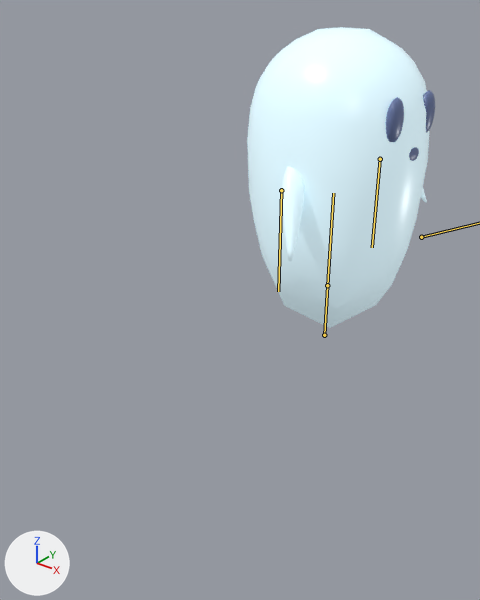
One commit to the glTF model assets/models/mob_ghost.glb: the scene before it, then after it.
The view is the same before and after, from a 50 mm lens placed at (1.63, -2.58, 1.76), pointed at (-0.22, -0.26, 0.32). Arrows for +X, +Y and +Z are at lower left; the lights stay in place. The picture after the commit comes second. Both versions are drawn at frame 20 of the action 'die'; the numbers are the values there. The bones that change, and the others that lie on the model, are drawn over the model as lines.

Objects in the first picture: 'arm-1', 'arm1', 'body', 'eye-1', 'eye1', 'mouth'.
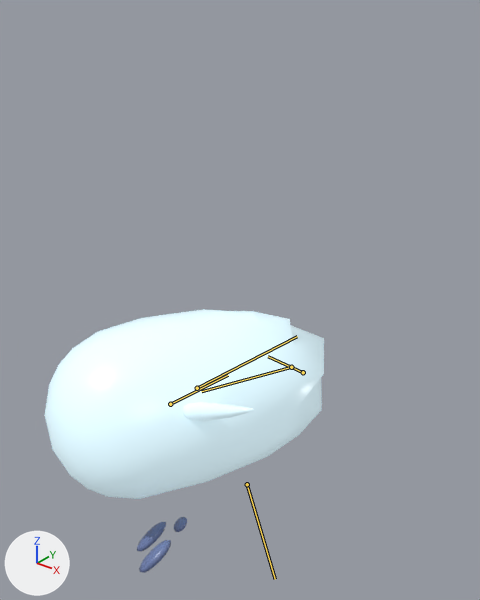
Scene script edits in JSON lines:
```json
{"block": "bone_root", "where": "bone_root = bpy.data.objects['rig_mob_ghost'].pose.bones['root']"}
{"op": "set", "path": "bone_root.location", "old": "(0.0, 0.0, -0.2)", "new": "(0.0, -0.14, 0.0)"}
{"op": "set", "path": "bone_root.rotation_quaternion", "old": "(0.737, 0.0, 0.676, 0.0)", "new": "(0.893, 0.416, 0.073, 0.157)", "note": "degrees (0, 85, 0) -> degrees (50, 0, 20)"}
{"block": "bone_body", "where": "bone_body = bpy.data.objects['rig_mob_ghost'].pose.bones['body']  # child of 'root'"}
{"op": "set", "path": "bone_body.location", "old": "(0.0, 0.0, 0.0)", "new": "(0.0, -0.2, 0.0)"}
{"op": "set", "path": "bone_body.rotation_quaternion", "old": "(1.0, 0.0, 0.0, 0.0)", "new": "(0.928, 0.231, 0.071, 0.284)", "note": "degrees (0, 0, 0) -> degrees (28, 0, 34)"}
{"block": "bone_arm_l", "where": "bone_arm_l = bpy.data.objects['rig_mob_ghost'].pose.bones['arm_l']  # child of 'body'"}
{"op": "set", "path": "bone_arm_l.rotation_quaternion", "old": "(1.0, 0.0, 0.0, 0.0)", "new": "(0.962, 0.084, 0.023, 0.258)", "note": "degrees (0, 0, 0) -> degrees (10, 0, 30)"}
{"block": "bone_arm_r", "where": "bone_arm_r = bpy.data.objects['rig_mob_ghost'].pose.bones['arm_r']  # child of 'body'"}
{"op": "set", "path": "bone_arm_r.rotation_quaternion", "old": "(1.0, 0.0, 0.0, 0.0)", "new": "(0.962, 0.084, -0.023, -0.258)", "note": "degrees (0, 0, 0) -> degrees (10, 0, -30)"}
{"block": "bone_head", "where": "bone_head = bpy.data.objects['rig_mob_ghost'].pose.bones['head']  # child of 'body'"}
{"op": "set", "path": "bone_head.rotation_quaternion", "old": "(1.0, 0.0, 0.0, 0.0)", "new": "(0.959, 0.257, 0.032, 0.118)", "note": "degrees (0, 0, 0) -> degrees (30, 0, 14)"}
```

Changed parts and their boxes [x1, y1, x2, y2] in the pictures (480 x 600 px):
```json
{"object": "body", "change": "posed", "before": [247, 27, 429, 328], "after": [45, 309, 324, 499], "on screen": "53% wider, 37% shorter"}
{"object": "arm-1", "change": "posed", "before": [281, 166, 304, 261], "on screen": "not visible afterwards"}
{"object": "eye-1", "change": "posed", "before": [386, 97, 404, 142], "after": [137, 522, 166, 552], "on screen": "58% wider, 33% shorter"}
{"object": "arm1", "change": "posed", "before": [421, 188, 427, 202], "after": [183, 402, 255, 422], "on screen": "mostly hidden before"}
{"object": "eye1", "change": "posed", "before": [423, 90, 435, 133], "after": [139, 540, 171, 573]}
{"object": "mouth", "change": "posed", "before": [409, 147, 419, 161], "after": [174, 517, 187, 532]}
{"bone": "root", "before": "(324, 335) to (327, 285)", "after": "(303, 372) to (268, 356)"}
{"bone": "body", "before": "(327, 285) to (333, 193)", "after": "(291, 367) to (201, 391)"}
{"bone": "arm_l", "before": "(281, 190) to (278, 291)", "after": "(170, 404) to (228, 375)"}
{"bone": "arm_r", "before": "(380, 159) to (372, 247)", "after": "(197, 388) to (297, 336)"}
```
